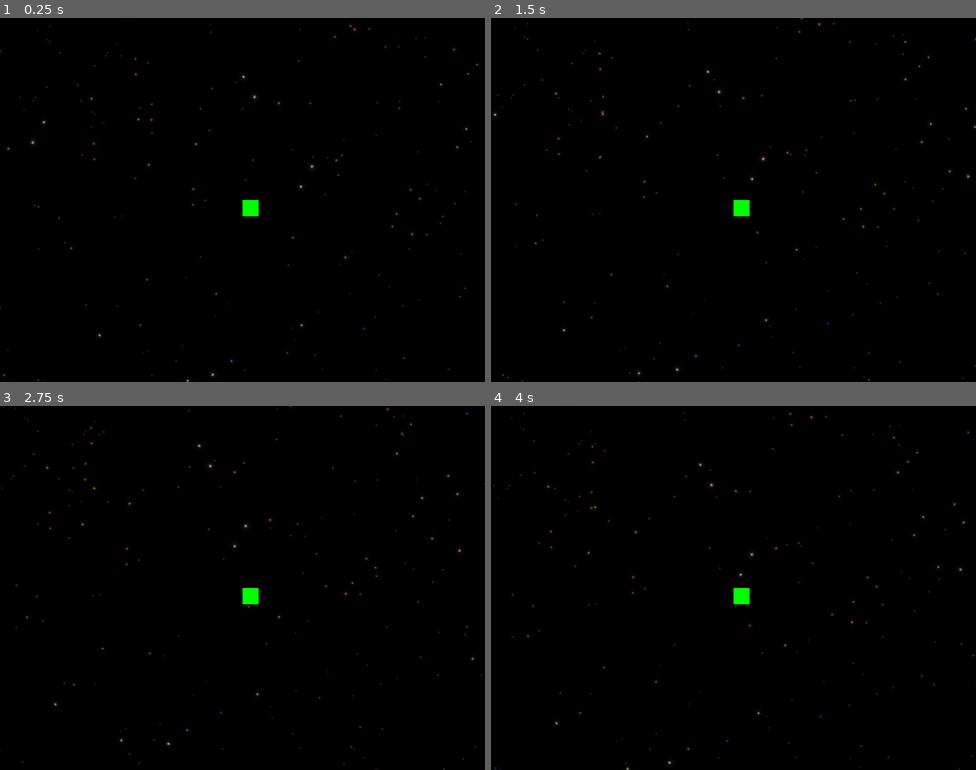
Above: before the commit, frames 1-4 (two rows, left to right).
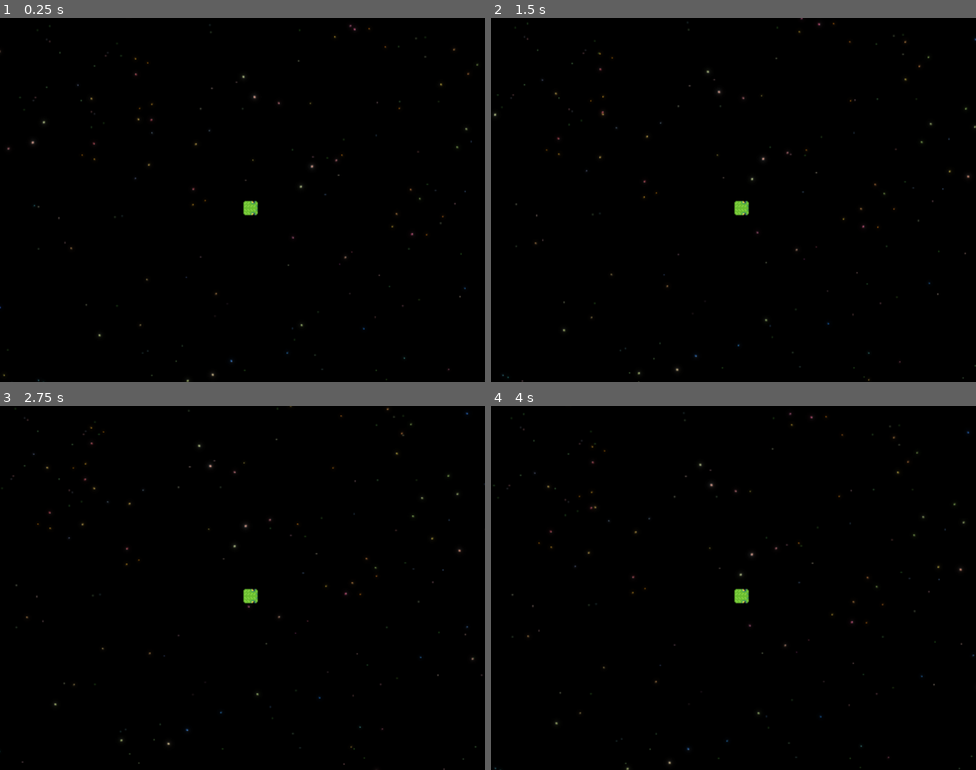
Above: after the commit, the same moments.

Repository: jaerrib/space-snake-survivor
Game: Godot game, scene res://scenes/level/level.tscn
Two runs of this game, one before a commit and one after it. Both use one fixed random seed, a clock stepped at 60 frames per second and the inputs below.
Inputs:
- Up to frame 1 (0.25 s): no input
- Up to frame 2 (1.5 s): hold D (right) 0.53-1.28 s; hold S (down) from 1.28 s (still down)
- Up to frame 3 (2.75 s): release S (down) at 2.03 s; hold D (right) from 2.03 s (still down)
- Up to frame 4 (4 s): release D (right) at 2.78 s; hold Up (up) 2.78-3.53 s; hold A (left) from 3.53 s (still down)

The runs differ from the first frame. In frame 1, 0.2% of the frame differs, in the area x 49-54%, y 50-55%; in frame 2, 0.2%; in frame 3, 0.2%; in frame 4, 0.2%.

Commit message:
Add sprites for snake and asteroids

Diff:
--- a/scenes/snake/segment.tscn
+++ b/scenes/snake/segment.tscn
@@ -1,8 +1,11 @@
-[gd_scene format=3 uid="uid://d23hypou3iqk2"]
+[gd_scene load_steps=2 format=3 uid="uid://d23hypou3iqk2"]
+
+[ext_resource type="Texture2D" uid="uid://mx3estf5ra65" path="res://assets/player/snake.png" id="1_277yi"]
 
 [node name="Segment" type="Node2D"]
 
-[node name="ColorRect" type="ColorRect" parent="."]
-offset_right = 16.0
-offset_bottom = 16.0
-color = Color(0, 0.501961, 0, 1)
+[node name="Sprite2D" type="Sprite2D" parent="."]
+position = Vector2(8, 8)
+texture = ExtResource("1_277yi")
+hframes = 2
+frame = 1
--- a/scenes/snake/snake.gd
+++ b/scenes/snake/snake.gd
@@ -2,6 +2,8 @@
 
 var move_direction = Vector2.RIGHT
 var speed = 50
+
+@onready var sprite_2d: Sprite2D = $Sprite2D
 
 func _physics_process(delta: float) -> void:
 	get_input()
--- a/scenes/snake/snake.tscn
+++ b/scenes/snake/snake.tscn
@@ -1,7 +1,8 @@
-[gd_scene load_steps=4 format=3 uid="uid://myxpskh0ubg0"]
+[gd_scene load_steps=5 format=3 uid="uid://myxpskh0ubg0"]
 
 [ext_resource type="Script" uid="uid://b2nc1ih7ldqom" path="res://scenes/snake/snake.gd" id="1_4ska3"]
 [ext_resource type="PackedScene" uid="uid://8qwve0r7dghn" path="res://scenes/player_cam/player_cam.tscn" id="2_h1wbu"]
+[ext_resource type="Texture2D" uid="uid://mx3estf5ra65" path="res://assets/player/snake.png" id="2_reko3"]
 
 [sub_resource type="RectangleShape2D" id="RectangleShape2D_uqw23"]
 size = Vector2(16, 16)
@@ -14,10 +15,11 @@
 position = Vector2(8, 8)
 shape = SubResource("RectangleShape2D_uqw23")
 
-[node name="ColorRect" type="ColorRect" parent="."]
-offset_right = 16.0
-offset_bottom = 16.0
-color = Color(0, 1, 0, 1)
+[node name="Sprite2D" type="Sprite2D" parent="."]
+position = Vector2(8, 8)
+rotation = -1.5708
+texture = ExtResource("2_reko3")
+hframes = 2
 
 [node name="PlayerCam" parent="." instance=ExtResource("2_h1wbu")]
 
Binary file added: assets/enemies/asteroid.png
Not shown, added: assets/enemies/asteroid.png.import
Binary file added: assets/player/snake.png
Not shown, added: assets/player/snake.png.import
